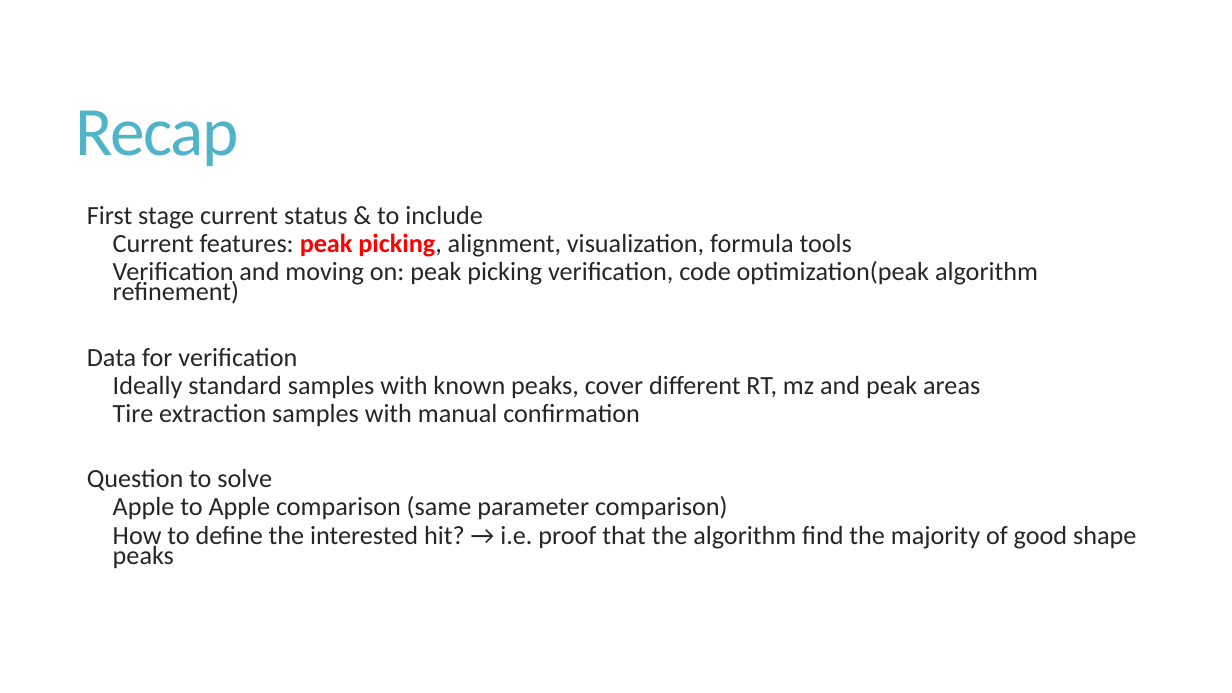
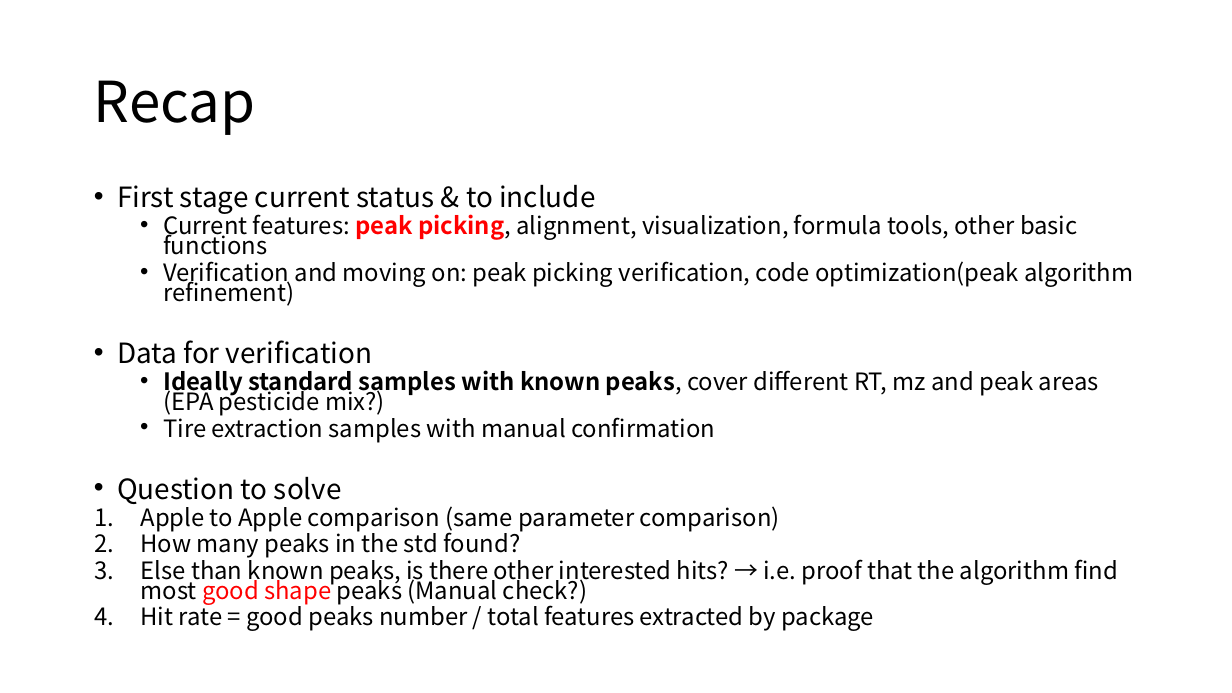
Before and after one commit to XiminHu/mass-suite, a slide deck: slide 2 of doc/20201102-projectmeeting.pptx. Drawn at 1232x693 pixels with LibreOffice and Linux fonts; fonts in the diff are those of the drawing. Boxes give left, top, right and bottom in pixels: in the first picture for what was removed or moved away, otherwise in the second. Text is boxed around its words. In the diff, an @@ line names an element or a change of style, - is before the commit and + after.

```diff
--- a/doc/20201102-projectmeeting.pptx
+++ b/doc/20201102-projectmeeting.pptx
@@ title "Recap": place and size @@
-title "Recap" at (76, 110, 239, 166)
+title "Recap" at (94, 80, 255, 135)
@@ title "Recap" at (94, 80, 255, 135): size 54 to 44 pt, font Calibri to Noto Sans CJK SC, text colour #50B4C8 to #000000, letter spacing -1.2 to 0 pt; line spacing 0.85 to 0.9 @@
@@ text "First stage current status & ...": place and size @@
-text "First stage current status & ..." at (87, 206, 1136, 569)
+text "First stage current status & ..." at (117, 184, 1133, 631)
@@ text at (117, 184, 1133, 532): size 20.4 to 21.7 pt in "First stage current status & to include", "Data for verification", "Question to solve"; font Calibri to Noto Sans CJK SC, text colour #262626 to #000000 in "First stage current status & to include", "Verification and moving on: peak picking verification, ...", "Data for verification", "Tire extraction samples with manual confirmation" and 2 more places; size 20.4 to 18.6 pt in "Verification and moving on: peak picking verification, ...", "Tire extraction samples with manual confirmation", "Apple to Apple comparison (same parameter comparison)"; bullet   to •; line spacing 0.65 to 0.7; less space between paragraphs; bullet   to 1. @@
@@ text at (163, 210, 1078, 255): text changed; size 20.4 to 18.6 pt; font Calibri to Noto Sans CJK SC; text colour #262626 to #000000 @@
-    Current features: peak picking, alignment, visualization, formula tools
+  • Current features: peak picking, alignment, visualization, formula tools, other basic functions
@@ text at (163, 370, 1099, 416): text changed; size 20.4 to 18.6 pt; font Calibri to Noto Sans CJK SC; text colour #262626 to #000000 @@
-    Ideally standard samples with known peaks, cover different RT, mz and peak areas
+  • Ideally standard samples with known peaks, cover different RT, mz and peak areas (EPA pesticide mix?)
@@ text at (141, 528, 1118, 631): text changed; size 20.4 to 18.6 pt; font Calibri to Noto Sans CJK SC; text colour #262626 to #000000 @@
-    How to define the interested hit? → i.e. proof that the algorithm find the majority of good shape peaks
+  2. How many peaks in the std found?
+  3. Else than known peaks, is there other interested hits? → i.e. proof that the algorithm find most good shape peaks (Manual check?)
+  4. Hit rate = good peaks number / total features extracted by package
```
Also in this commit, not shown: 10 other slides changed, 2 slides added.
